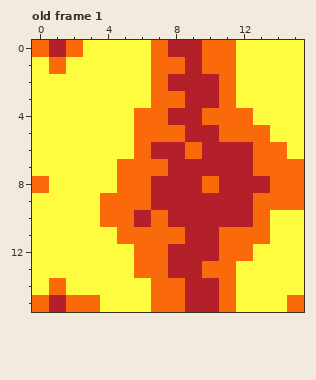
Pixel-art file, stored at server/maps/stock/models/materials/lava/lava.aseprite. This is how it looked before the edit.
16x16 pixels, 1 frame. Shown: old frame 1. The commit also changed other frames, which this record leaves out.
Once edited:
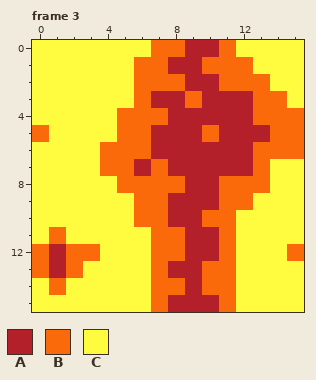
Palette (. is transparent): A #b4202a  B #fa6a0a  C #fffc40
A new or re-ordered frame is compared with the old frame closest to it.
From the commit log: Added animated lava texture
Change:
frames 1 -> 8
layer "Layer 2" added
Frame 3 is new; against old frame 1, layers "Layer 2", "Layer 1":
The edit turns colour B into colour A in row 0 at x 10; in row 1 at x 8; in row 3 at x 7 to 8 and 11; in row 4 at x 10 to 12; in row 5 at x 7 to 8 and 11 to 13; in row 6 at x 9.
The edit turns colour B into colour A in row 7 at x 6; in row 8 at x 10; in row 15 at x 8.
The edit turns colour C into colour A in row 3 at x 12; in rows 12 to 13 at x 1.
The edit turns colour A into colour B in row 0 at x 8; in row 2 at x 8; in row 3 at x 9; in row 5 at x 10; in row 8 at x 7 to 8 and 11 to 13; in row 9 at x 7 and 11 to 12.
The edit turns colour A into colour B in row 10 at x 6 and 10 to 11; in row 12 at x 8; in row 14 at x 10.
The edit turns colour C into colour B in row 1 at x 6 and 12; in row 2 at x 6 and 12 to 13; in row 3 at x 6 and 13 to 14; in row 4 at x 5 and 13 to 15; in row 5 at x 0, 5 and 14 to 15; in row 6 at x 4 to 5 and 15.
The edit turns colour C into colour B in row 7 at x 4; in row 11 at x 1; in row 12 at x 0, 2 to 3 and 15; in row 13 at x 0 and 2.
The edit turns colour A into colour C in row 0 at x 1; in row 10 at x 12; in row 15 at x 1.
The edit turns colour B into colour C in row 0 at x 0 and 2; in row 1 at x 1; in row 7 at x 14 to 15; in row 8 at x 0 and 14 to 15; in row 9 at x 4 to 5 and 13 to 15; in row 10 at x 4 to 5 and 13.
The edit turns colour B into colour C in row 11 at x 5 to 6 and 12 to 13; in row 12 at x 6 and 12; in row 13 at x 6; in row 15 at x 0, 2 to 3 and 15.
